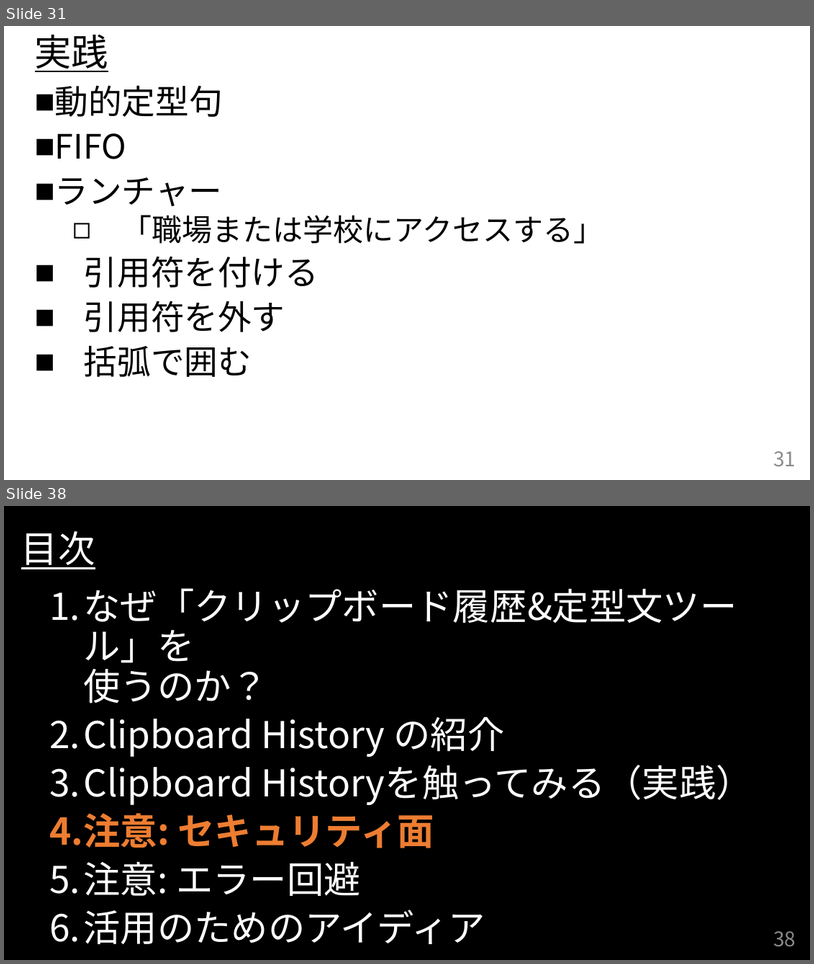
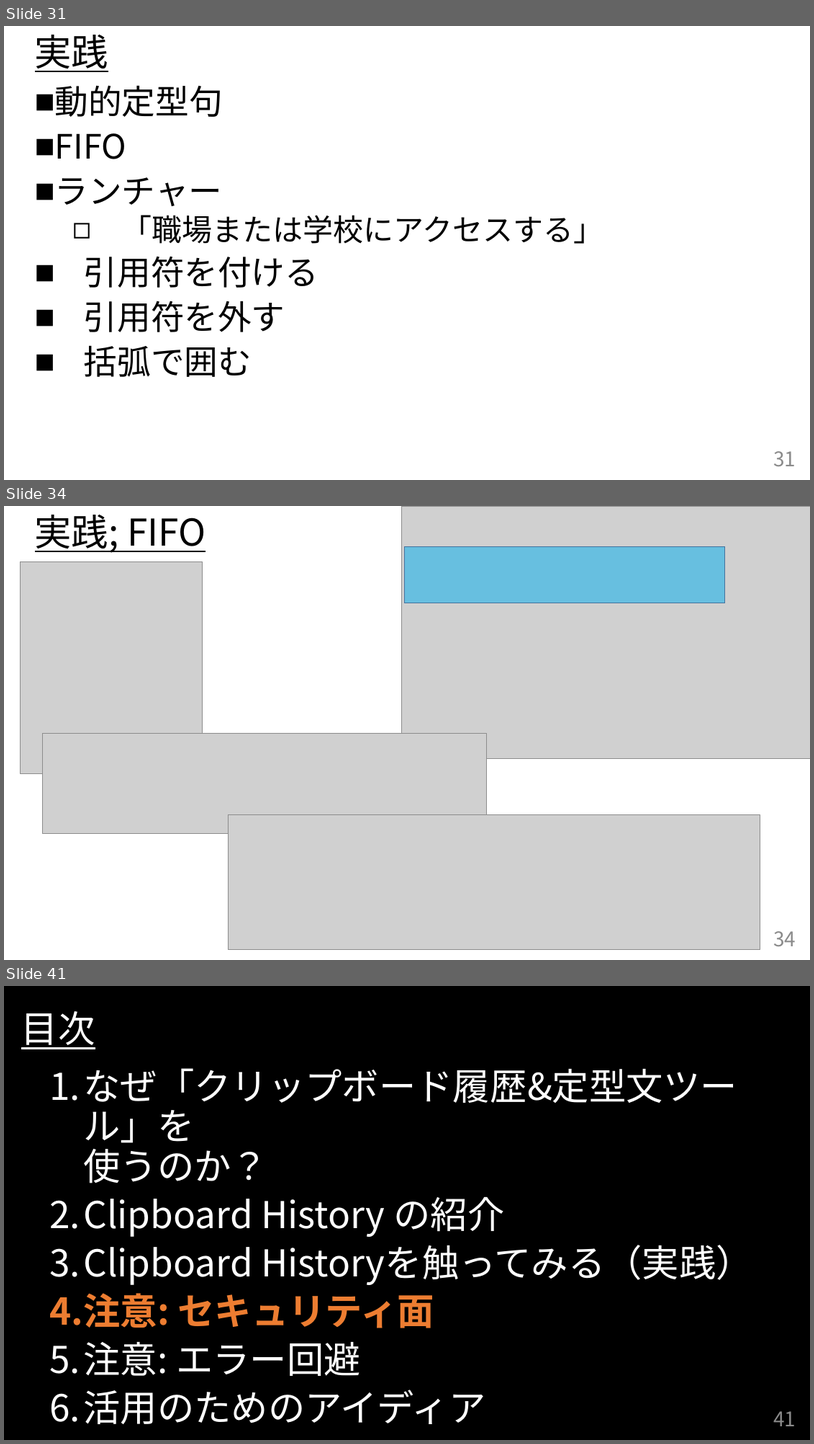
Before and after one commit to HAYAKAWATuyosi/-, a slide deck: ClipboardHistory/ClipboardHistoryのご紹介.pptx. Shown one above the other, each under a label of ours: slides 31 and 38 before the commit, slides 31, 34 and 41 after it; the slides between them are not shown. The pictures are 814x964 and 814x1444 pixels, drawn with LibreOffice and Linux fonts; fonts in the diff are those of the drawing; grey boxes stand for pictures. Boxes give left, top, right and bottom in pixels: in the first picture for what was removed or moved away, otherwise in the second. Text is boxed around its words. In the diff, an @@ line names an element or a change of style, - is before the commit and + after.

```diff
--- a/ClipboardHistory/ClipboardHistoryのご紹介.pptx
+++ b/ClipboardHistory/ClipboardHistoryのご紹介.pptx
@@ slide 34 added at <box>4,506,810,960</box>, background #FFFFFF @@
@@ title added at <box>35,515,206,553</box>, 44 pt, text #000000, underline @@
+実践; FIFO
@@ picture added at <box>402,506,810,758</box> @@
@@ rectangle added at <box>404,546,725,602</box>, fill #00B0F0 at 50% opacity, outline #43739E 1 pt @@
@@ picture added at <box>21,561,203,773</box> @@
@@ picture added at <box>42,733,486,834</box> @@
@@ picture added at <box>229,815,761,949</box> @@
@@ page number added at <box>774,931,796,946</box>, 24 pt, text #8C8C8C @@
+34
@@ what was slide 38 is now slide 41 @@
@@ page number at <box>774,1411,796,1426</box>: text changed @@
-38
+41
```
Also in this commit, not shown: 10 slides changed, 2 other slides added, 1 other file.
